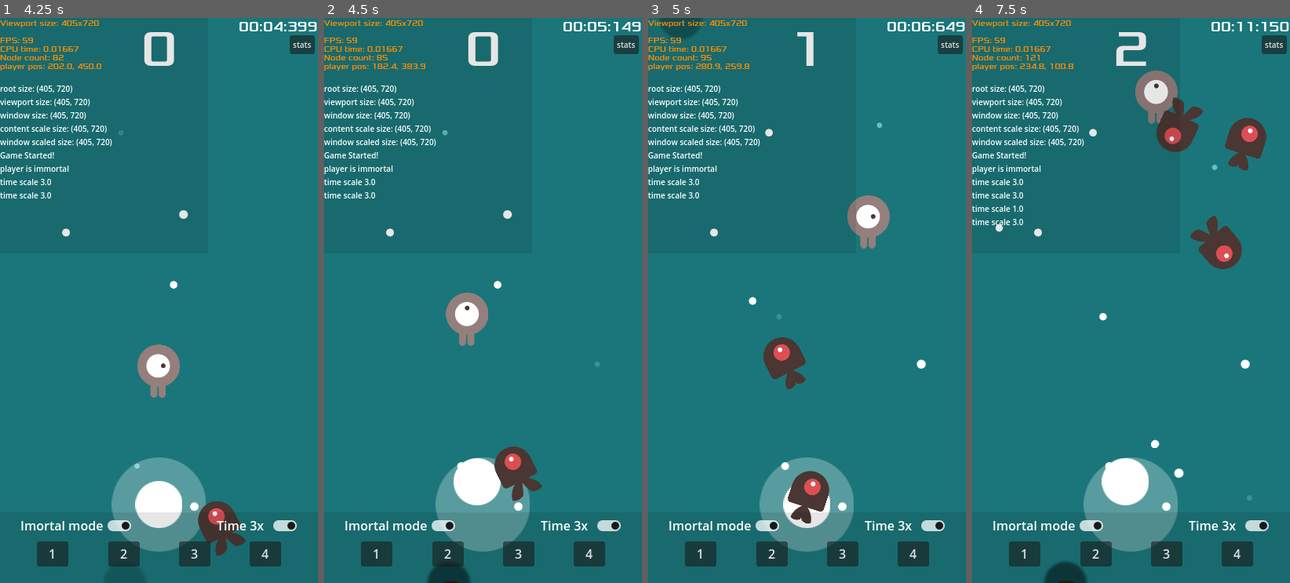
Above: before the commit, frames 1-4 (left to right).
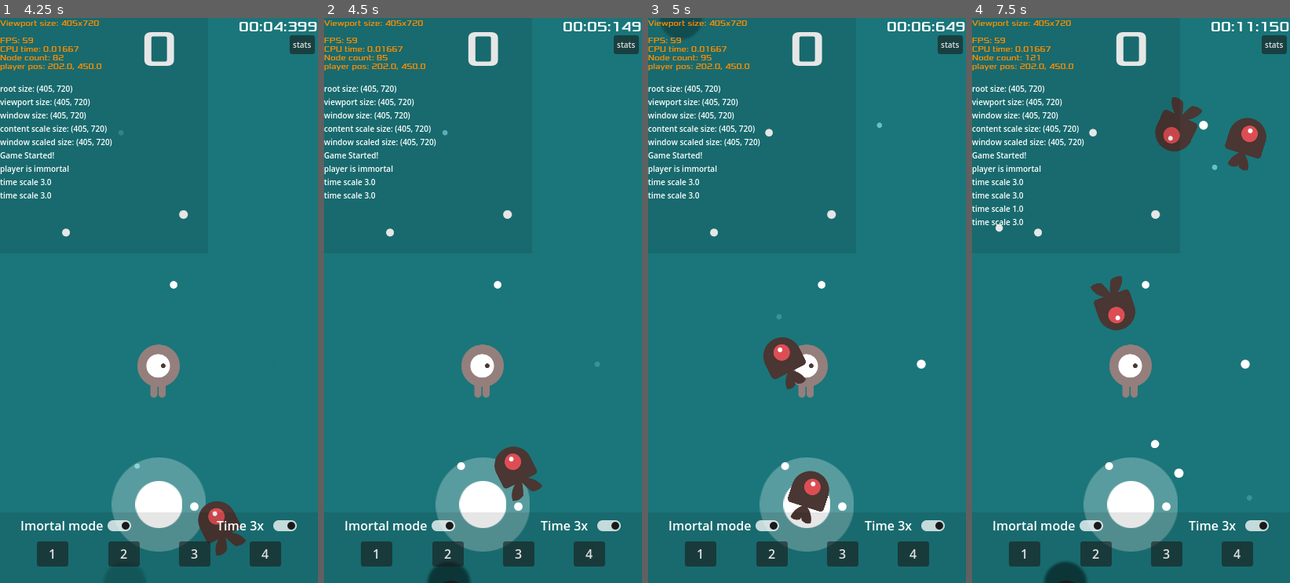
Above: after the commit, the same moments.

Repository: azevedoruan/DodgeTheCreeps
Game: Godot game, scene res://scenes/Main.tscn
The game is run twice, just before and just after one commit, with the same random seed, the same clock (stepped at 60 frames per second) and the same inputs.
Inputs (mouse positions are in pixels of both pictures, inside the frame that each line leads up to):
- Up to frame 1 (4.25 s): click "Start" at 0.5 s; click "stats" at 1.25 s; click "Imortal mode" at 2 s; move the mouse to (228, 272) at 2.77 s; hold Right (move_right) 2.78-3.5 s; tap T (time_scale) at 2.85 s; click (228, 272) at 2.92 s; click "Time 3x" at 3.5 s
- Up to frame 2 (4.5 s): drag from (419, 328) to (517, 503) at 4.27 s
- Up to frame 3 (5 s): no input
- Up to frame 4 (7.5 s): move the mouse to (1162, 176) at 5.02 s; hold Right (move_right) 5.03-5.75 s; tap T (time_scale) at 5.1, 6.6 s; drag from (1115, 413) to (1038, 232) at 5.77 s; move the mouse to (1226, 385) at 6.52 s; hold Left (move_left) 6.53-7.25 s; drag from (1035, 215) to (1092, 131) at 7.27 s

Frame 1 is identical in both runs. In frame 2, 3.0% of the frame differs, in the area x 15-58%, y 8-91%; in frame 3, 2.0%; in frame 4, 5.2%, in the area x 16-85%, y 2-91%.

Commit message:
joystick e acionado somente quando o toque e dentro da sua posicao

Diff:
--- a/scripts/JoyStickHandler.gd
+++ b/scripts/JoyStickHandler.gd
@@ -28,14 +28,15 @@
 
 
 func _input(event):
-	# mostra e esconde o joy_stick na posição do toque na tela
+	# aciona o joy_stick e sua posição
 	if event is InputEventScreenTouch:
 		if event.is_pressed():
-			joy_stick_instance.visible = true
-			event_index = event.index
+			if joy_stick_instance.position.distance_to(event.position) < JOYSTICK_DISTANCE_LIMIT_RADIUS:
+				event_index = event.index
 		elif event.is_released():
 			stick.position = Vector2.ZERO
 			direction = Vector2.ZERO
+			event_index = -1
 
 	if event is InputEventScreenDrag and event_index != -1:
 		# calcula o tamanho e direcão do arrasto do toque na tela
--- a/scripts/MobsEventHandler.gd
+++ b/scripts/MobsEventHandler.gd
@@ -5,11 +5,11 @@
 
 @export var events: Array[MobEvent]
 
-var _event_count: int = 4
+var _event_count: int = 0
 
 
 func restart_events() -> void:
-	_event_count = 4
+	_event_count = 0
 
 
 # dispara os eventos em ordem no decorrer do jogo.
